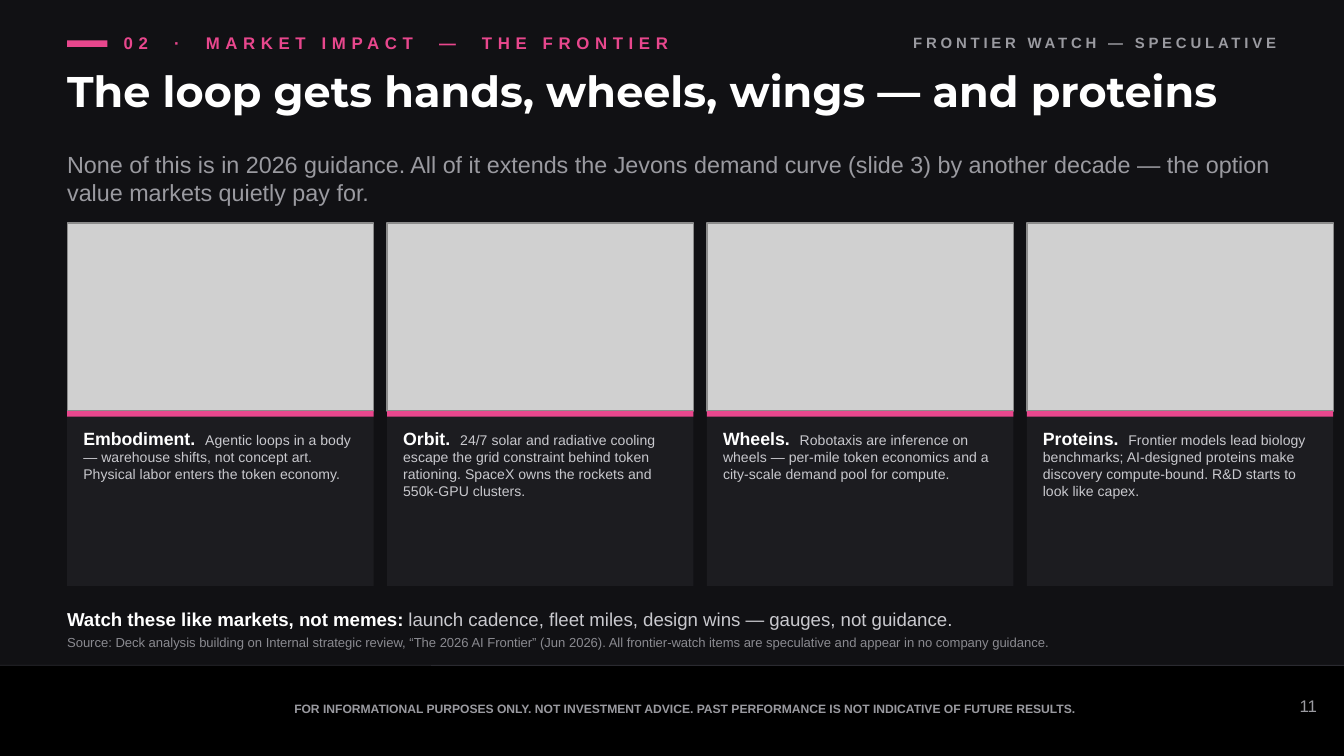
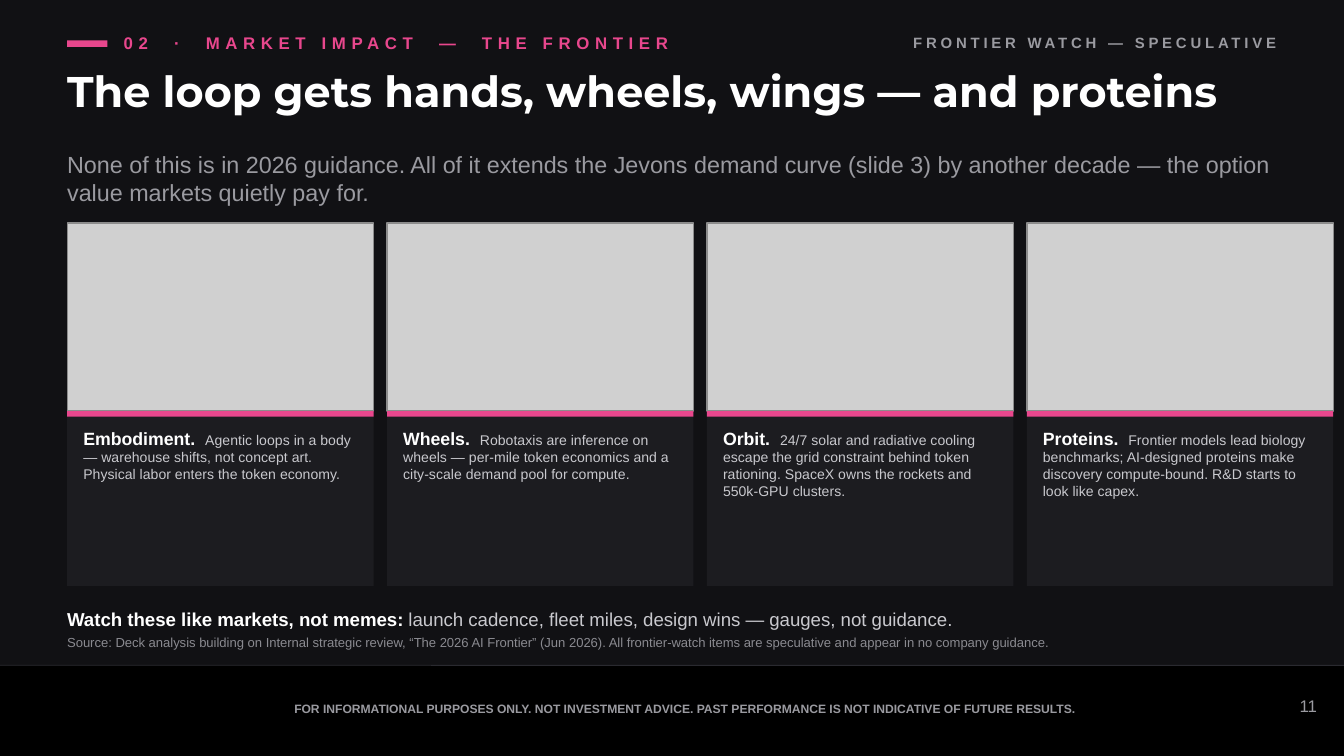
Before and after one commit to samuelcmcclellan-cell/ai-markets-deck, a slide deck: slide 11 of ai-markets-deck.pptx. Drawn at 1344x756 pixels with LibreOffice and Linux fonts; fonts in the diff are those of the drawing; grey boxes stand for pictures. Boxes give left, top, right and bottom in pixels: in the first picture for what was removed or moved away, otherwise in the second. Text is boxed around its words. In the diff, an @@ line names an element or a change of style, - is before the commit and + after.

```diff
--- a/ai-markets-deck.pptx
+++ b/ai-markets-deck.pptx
@@ text at (403, 432, 669, 482): text changed @@
-Orbit. 24/7 solar and radiative cooling escape the grid constraint behind token rationing. SpaceX owns the rockets and 550k-GPU clusters.
+Wheels. Robotaxis are inference on wheels — per-mile token economics and a city-scale demand pool for compute.
@@ text at (723, 432, 975, 496): text changed @@
-Wheels. Robotaxis are inference on wheels — per-mile token economics and a city-scale demand pool for compute.
+Orbit. 24/7 solar and radiative cooling escape the grid constraint behind token rationing. SpaceX owns the rockets and 550k-GPU clusters.
```
Also in this commit, not shown: 11 other slides changed, 17 other files.
